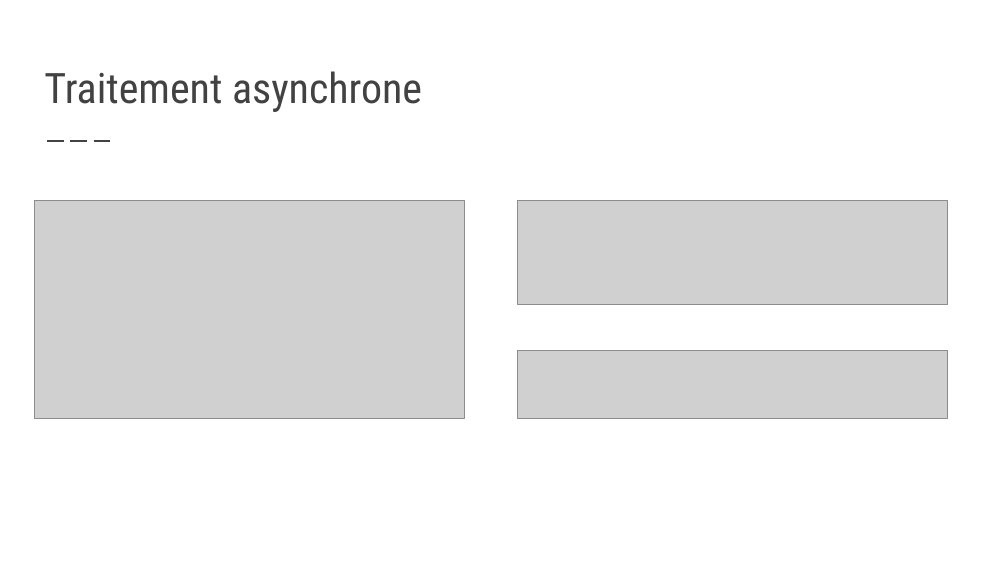
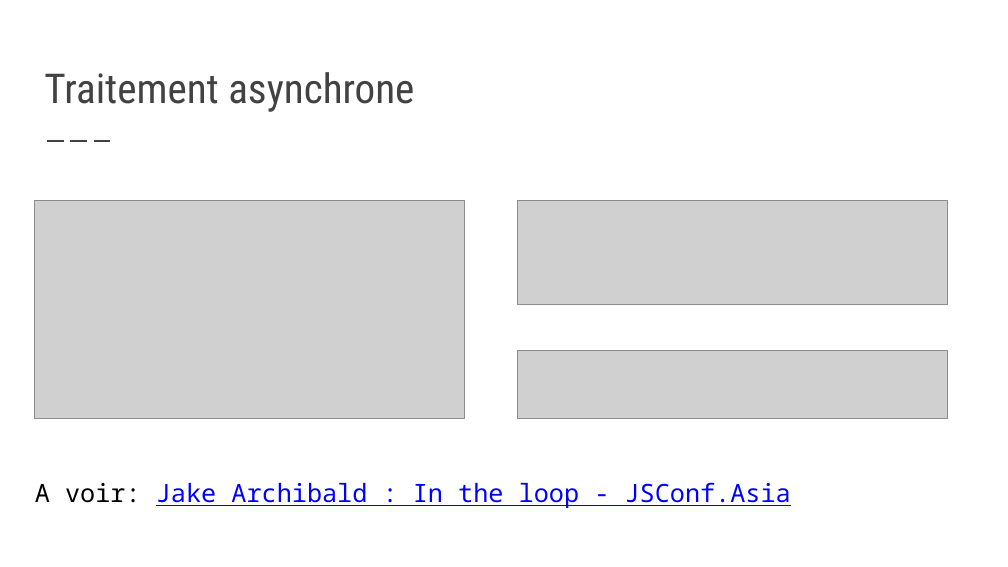
Before and after one commit to Zenika-Training/formation-react-sur-mesure, a slide deck: slide 11 of Slides&TPs.pptx. Drawn at 1008x567 pixels with LibreOffice and Linux fonts; fonts in the diff are those of the drawing; grey boxes stand for pictures. Boxes give left, top, right and bottom in pixels: in the first picture for what was removed or moved away, otherwise in the second. Text is boxed around its words. In the diff, an @@ line names an element or a change of style, - is before the commit and + after.

```diff
--- a/Slides&TPs.pptx
+++ b/Slides&TPs.pptx
@@ title "Traitement asynchrone" at [44,72,414,112]: size 30 to 29.4 pt @@
@@ text added at [35,482,791,508], 18 pt, text #0000FF, underline @@
+A voir: Jake Archibald : In the loop - JSConf.Asia
```
Also in this commit, not shown: 38 other slides changed, 2 slides added, 2 other files.
